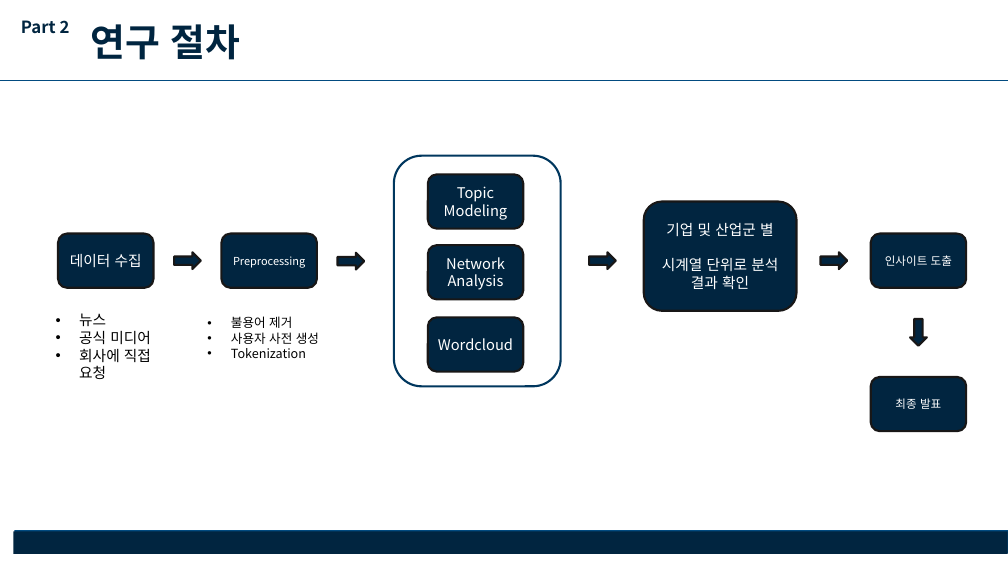
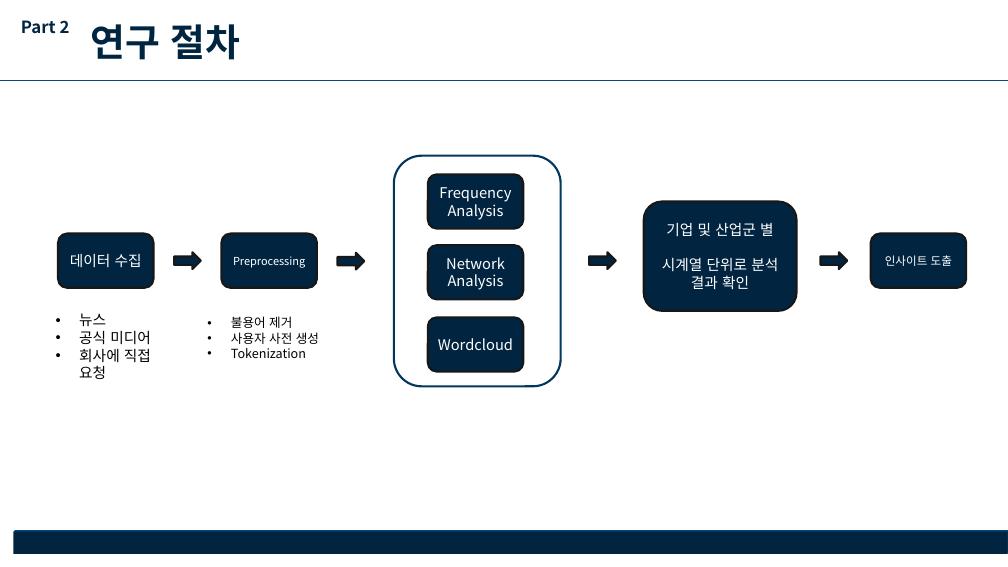
Before and after one commit to good5229/new_year_speech, a slide deck: slide 6 of 2021_2 비정형데이터 프로젝트 결과보고서.pptx. Drawn at 1008x567 pixels with LibreOffice and Linux fonts; fonts in the diff are those of the drawing. Boxes give left, top, right and bottom in pixels: in the first picture for what was removed or moved away, otherwise in the second. Text is boxed around its words. In the diff, an @@ line names an element or a change of style, - is before the commit and + after.

```diff
--- a/2021_2 비정형데이터 프로젝트 결과보고서.pptx
+++ b/2021_2 비정형데이터 프로젝트 결과보고서.pptx
@@ text in rounded rectangle at (439,187,511,220): text changed @@
-Topic
-Modeling
+Frequency
+Analysis
@@ right arrow removed at (910,319,927,346) @@
@@ rounded rectangle removed at (871,377,966,432) @@
-최종 발표
```
Also in this commit, not shown: 1 other slide changed.
